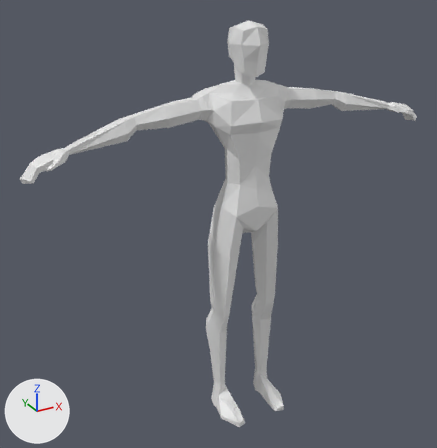
Renders of the Blender file CharacterModelling/CharacterMain.blend from each side of a commit.
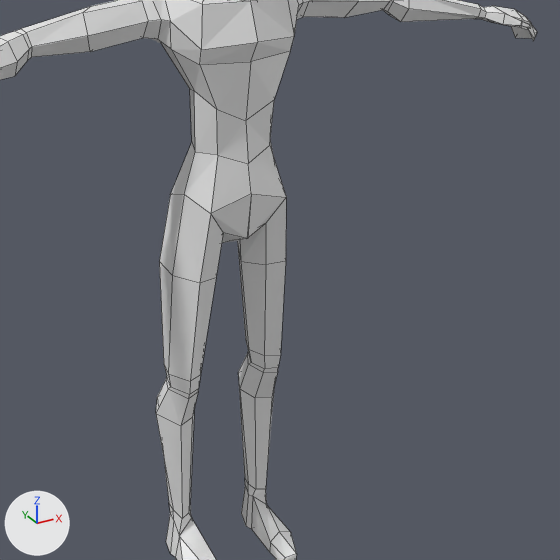
Each version is shown whole from a 50 mm camera at (-9.33, -14.98, 14.85) aimed at (-0.79, 0.54, 7.09), then close up on the part from 27% to 98% of the width and 22% to 91% of the height. Arrows for +X, +Y and +Z are at lower left; the lights stay in place. The first two pictures are the older version. The close-ups show mesh edges as thin lines.
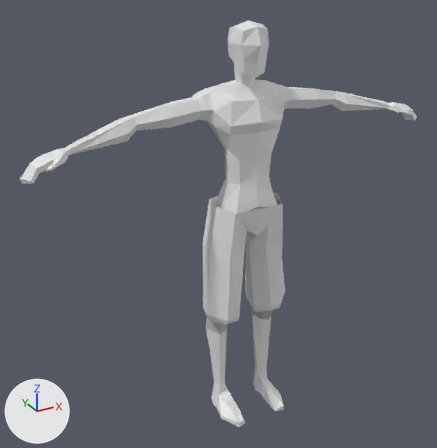
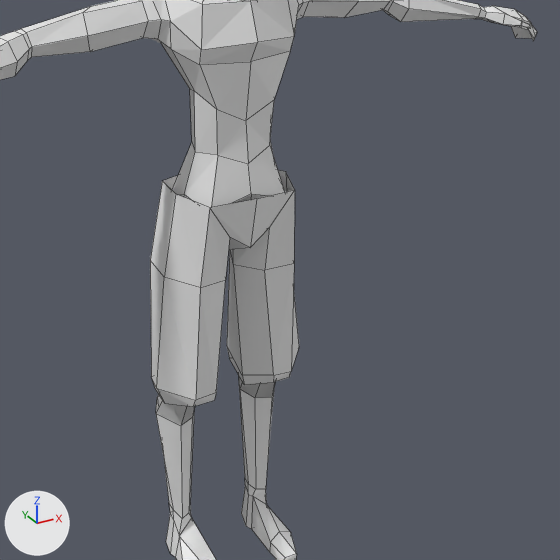
Where the change shows, as pixel boxes (x1, y1, x2, y2) in the close-ups (560 x 560 px):
'Cube.001', added
    after: (150, 170, 299, 407)
part 1 of me_cube_007, added (mostly hidden)
    after: (156, 194, 275, 426)

Edits to the bpy script that builds the scene:
```text
Change me_cube_007:
    used by ob_cube_002; location = (-0.04, 0.11, 12.86); scale = (0.781, 0.781, 0.781)
    remove me_cube_007.from_pydata(...)  # 238 vertices, 216 faces, 6 loose edges; spans x 0.0..8.6, y -1.7..1.3, z -16.1..0.5
    add me_cube_007.from_pydata(...)  # 279 vertices, 250 faces, 6 loose edges; spans x 0.0..8.6, y -1.7..1.3, z -16.1..0.5
    me_cube_007 part 1: a new loose piece of 41 vertices spanning x 0.0..1.7, y -1.0..1.1, z -12.2..-6.3
Add me_cube_001:
    me_cube_001.from_pydata(...)  # 29 vertices, 22 faces; spans x 0.0..1.97, y -1.17..1.32, z -11.63..-6.27
Add ob_cube_001:
    ob_cube_001 = bpy.data.objects.new('Cube.001', me_cube_001)
    ob_cube_001.location = (-0.04, 0.11, 12.86)
    ob_cube_001.scale = (0.781, 0.781, 0.781)
    _m = ob_cube_001.modifiers.new('Mirror', 'MIRROR')
    _m.use_clip = True
```
